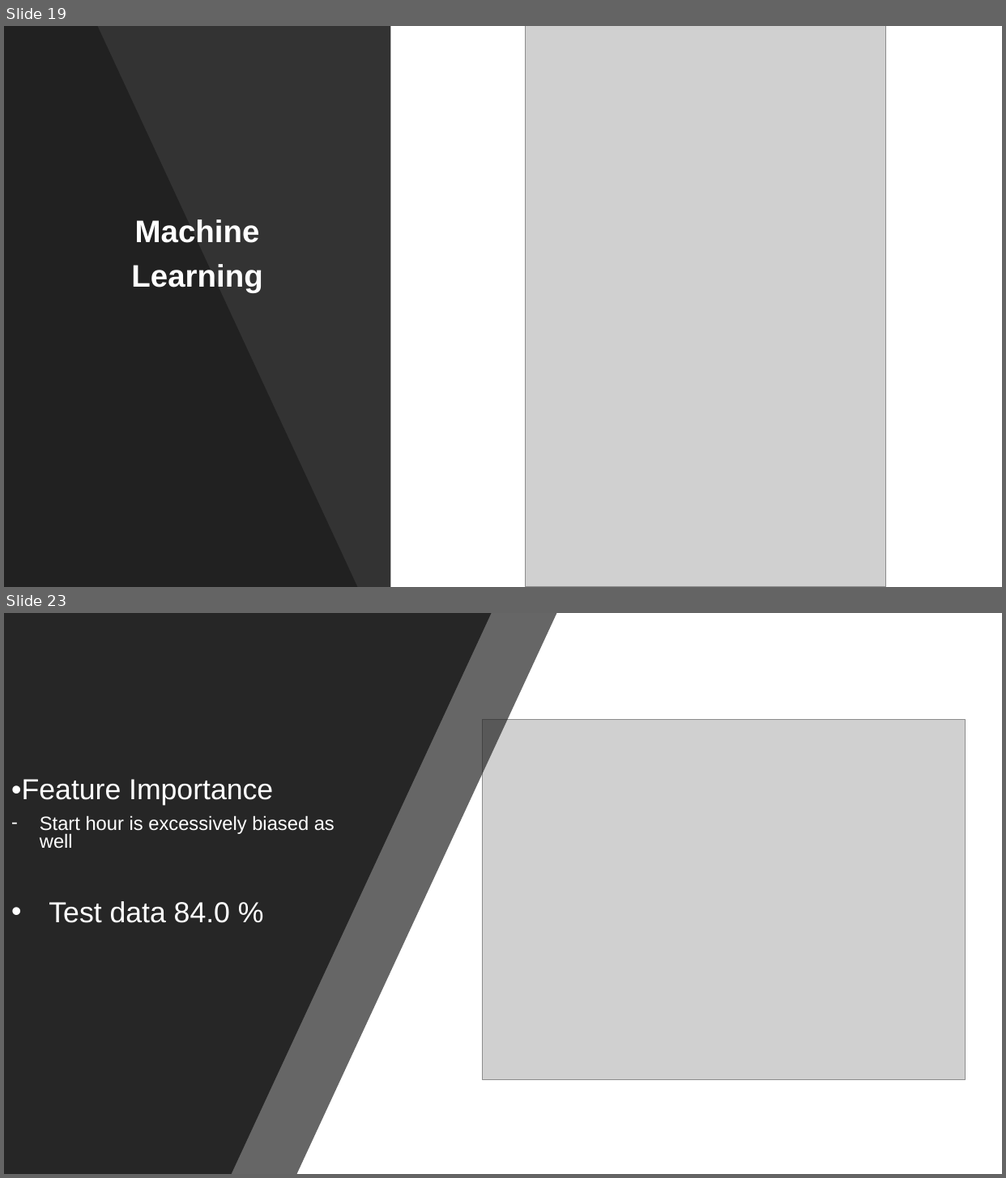
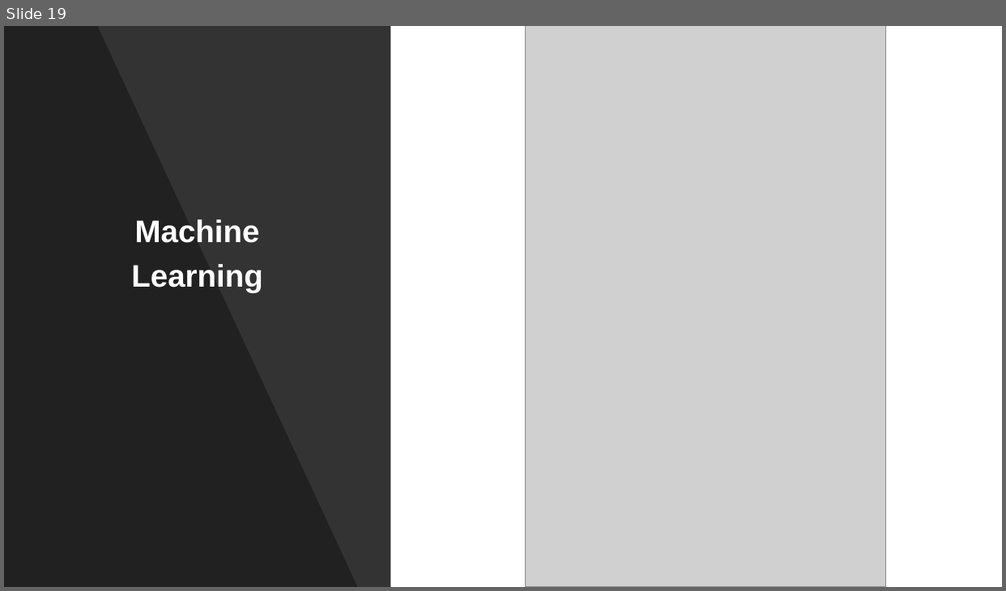
Before and after one commit to kkrlee/CitiBike-Capstone, a slide deck: Citi Bike.pptx. Shown one above the other, each under a label of ours: slides 19 and 23 before the commit, slide 19 after it; the slides between them are not shown. The pictures are 1006x1178 and 1006x591 pixels, drawn with LibreOffice and Linux fonts; fonts in the diff are those of the drawing; grey boxes stand for pictures. Boxes give left, top, right and bottom in pixels: in the first picture for what was removed or moved away, otherwise in the second. Text is boxed around its words. In the diff, an @@ line names an element or a change of style, - is before the commit and + after.

```diff
--- a/Citi Bike.pptx
+++ b/Citi Bike.pptx
@@ slide 23 removed at (x1=4, y1=613, x2=1002, y2=1174), background #000000 @@
@@ rectangle removed at (x1=4, y1=613, x2=1002, y2=1174) @@
@@ freeform shape removed at (x1=4, y1=613, x2=557, y2=1174) @@
@@ freeform shape removed at (x1=4, y1=613, x2=492, y2=1174) @@
@@ picture removed at (x1=484, y1=720, x2=965, y2=1081) @@
@@ subtitle removed at (x1=11, y1=779, x2=334, y2=923) @@
-•Feature Importance
-– Start hour is excessively biased as well
-• Test data 84.0 %
```
Also in this commit, not shown: 7 slides changed, 3 slides added, 4 other slides removed, 1 other file.
